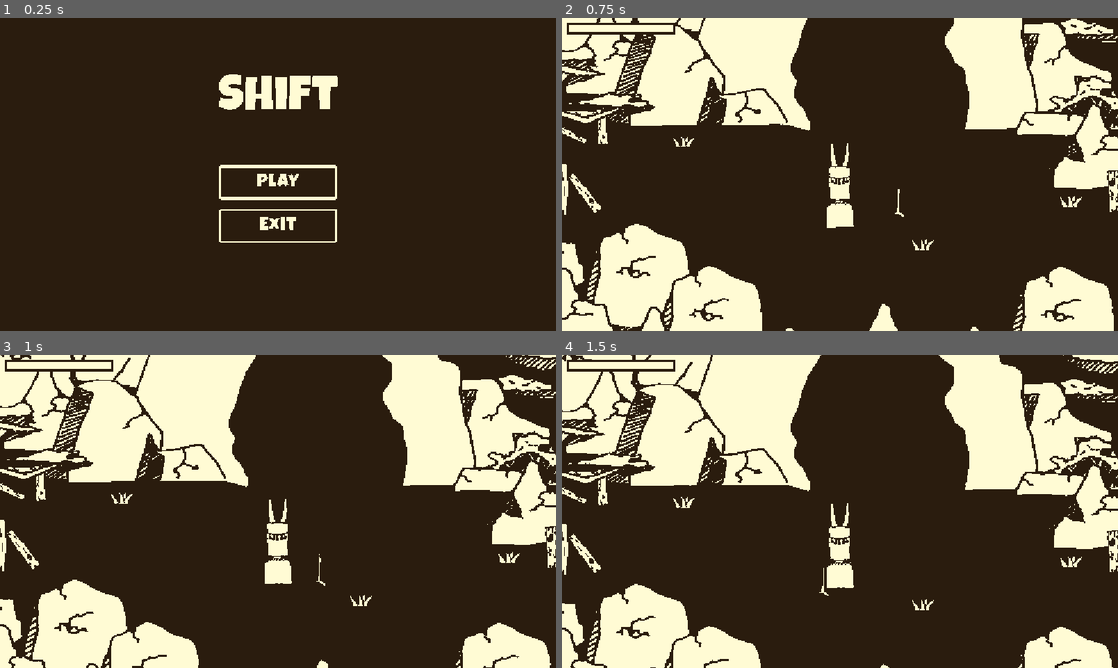
Above: before the commit, frames 1-4 (two rows, left to right).
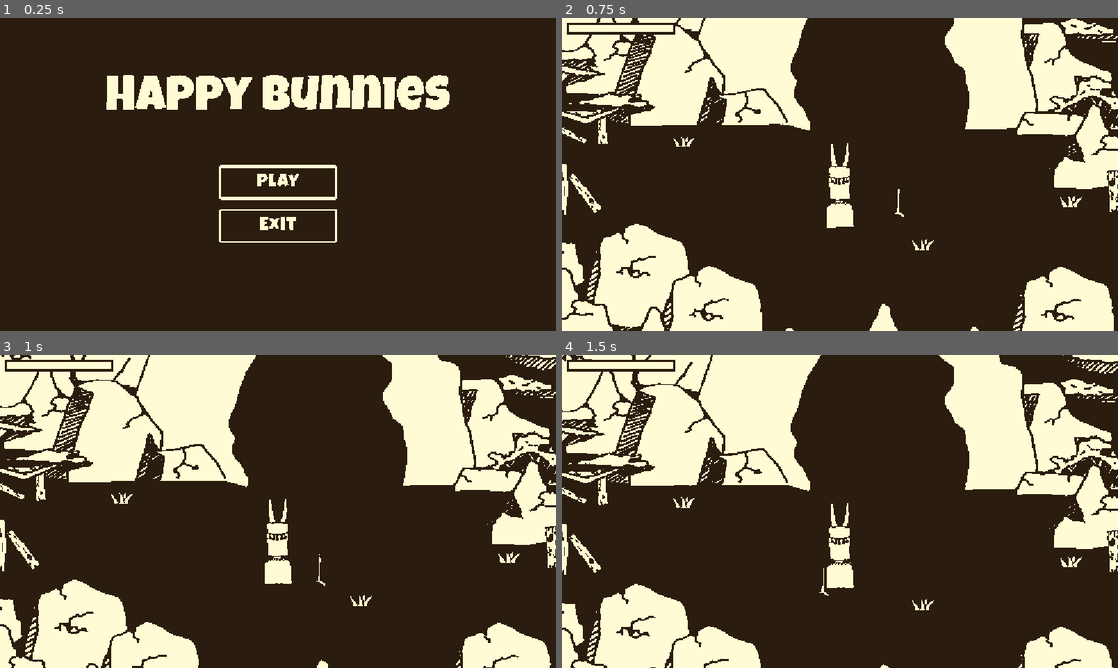
Above: after the commit, the same moments.

Repository: Szilhati-Daniel/HunJam2026-game
Game: Godot game, scene res://scenes/main_menu.tscn
Same seed, same stepped clock (60 frames per second), same inputs: the game is played once before the commit and once after it.
Inputs (mouse positions are in pixels of both pictures, inside the frame that each line leads up to):
- Up to frame 1 (0.25 s): no input
- Up to frame 2 (0.75 s): click "Play" at 0.5 s
- Up to frame 3 (1 s): no input
- Up to frame 4 (1.5 s): tap Enter (ui_accept) at 1.25 s; move the mouse to (962, 495) at 1.27 s; hold Right (ui_right) from 1.28 s (still down); hold Space from 1.28 s (still down)

The runs differ from the first frame. In frame 1, 4.1% of the frame differs, in the area x 19-81%, y 18-30%; in frame 2, nothing differs; in frame 3, nothing differs; in frame 4, nothing differs.

Commit message:
Final

Diff:
--- a/project.godot
+++ b/project.godot
@@ -10,8 +10,8 @@
 
 [application]
 
-config/name="Shift"
-config/version="alpha 0.1"
+config/name="Happy bunnies"
+config/version="1.0"
 run/main_scene="uid://d3yyi6d5mwe2m"
 config/features=PackedStringArray("4.7", "Forward Plus")
 config/icon="res://icon.svg"
--- a/scenes/main_menu.tscn
+++ b/scenes/main_menu.tscn
@@ -35,7 +35,7 @@
 offset_top = 119.0
 offset_bottom = 183.0
 grow_horizontal = 2
-text = "Shift"
+text = "Happy bunnies"
 label_settings = SubResource("LabelSettings_g4v7s")
 horizontal_alignment = 1
 
